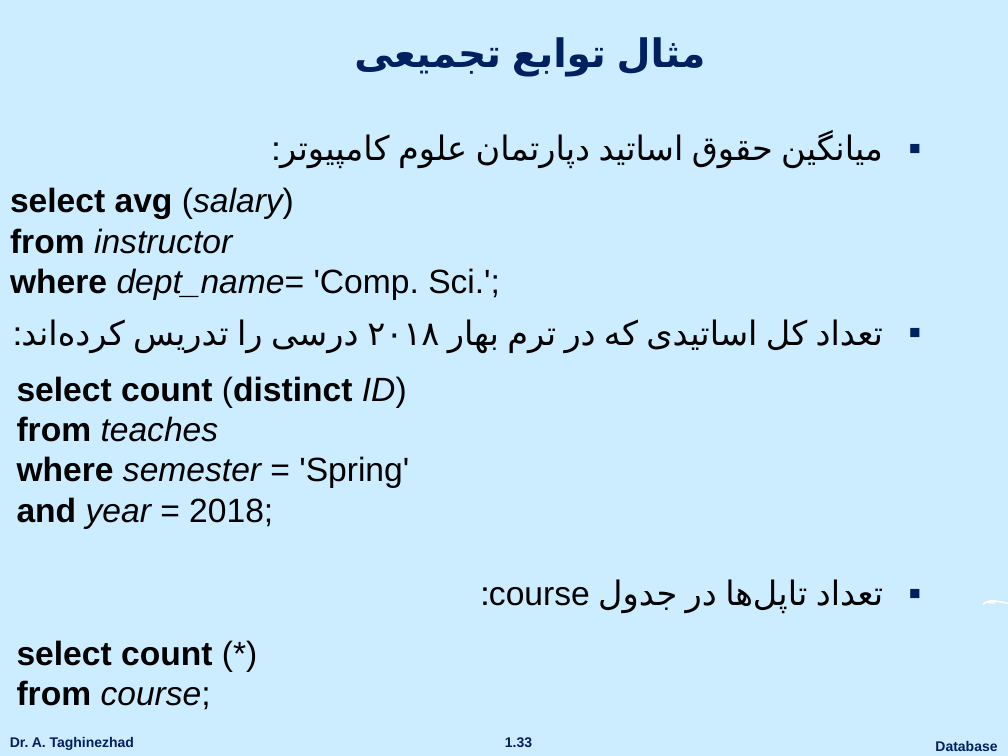
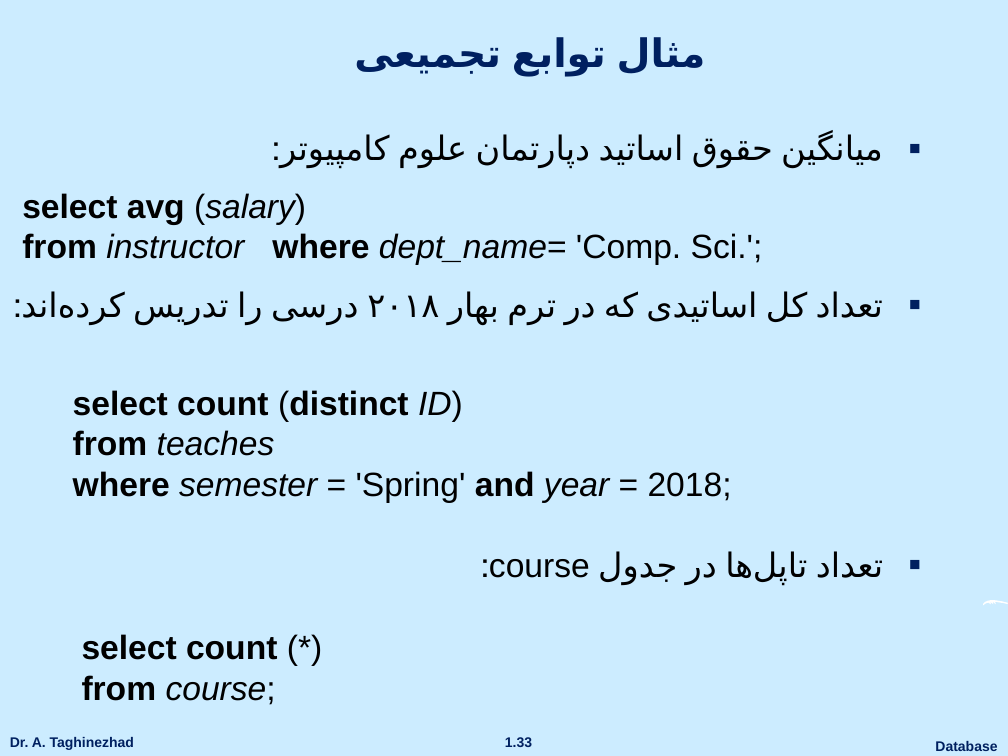
Before and after one commit to ataghinezhad/ataghinezhad.github.io, a slide deck: slide 33 of courses/downloads/temp/Database_Lec3.pptx. Drawn at 1008x756 pixels with LibreOffice and Linux fonts; fonts in the diff are those of the drawing; background and template pictures are left out. Boxes give left, top, right and bottom in pixels: in the first picture for what was removed or moved away, otherwise in the second. Text is boxed around its words. In the diff, an @@ line names an element or a change of style, - is before the commit and + after.

```diff
--- a/courses/downloads/temp/Database_Lec3.pptx
+++ b/courses/downloads/temp/Database_Lec3.pptx
@@ text at [10,187,500,300]: paragraph removed @@
-select avg (salary)
-from instructor
-where dept_name= 'Comp. Sci.';
@@ text added at [22,193,763,265], 24 pt, text #000000 @@
+select avg (salary)
+from instructor where dept_name= 'Comp. Sci.';
@@ text "select count (distinct ID) from ..." rewrapped from [17,376,409,529] to [73,390,732,503] @@
@@ text "select count (*) from course;": place and size @@
-text "select count (*) from course;" at [17,640,212,710]
+text "select count (*) from course;" at [82,634,277,705]
```
Also in this commit, not shown: 6 other slides changed, 5 other files.
